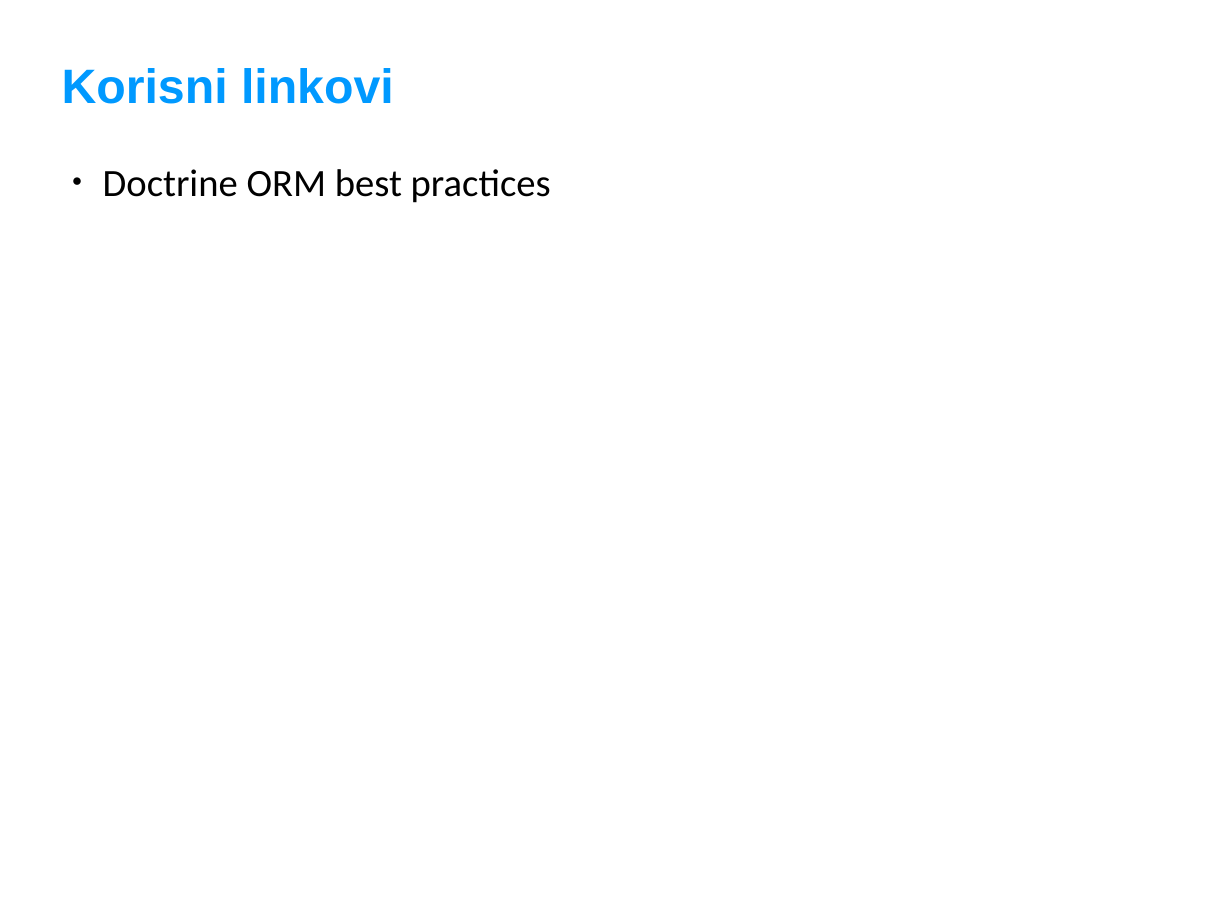
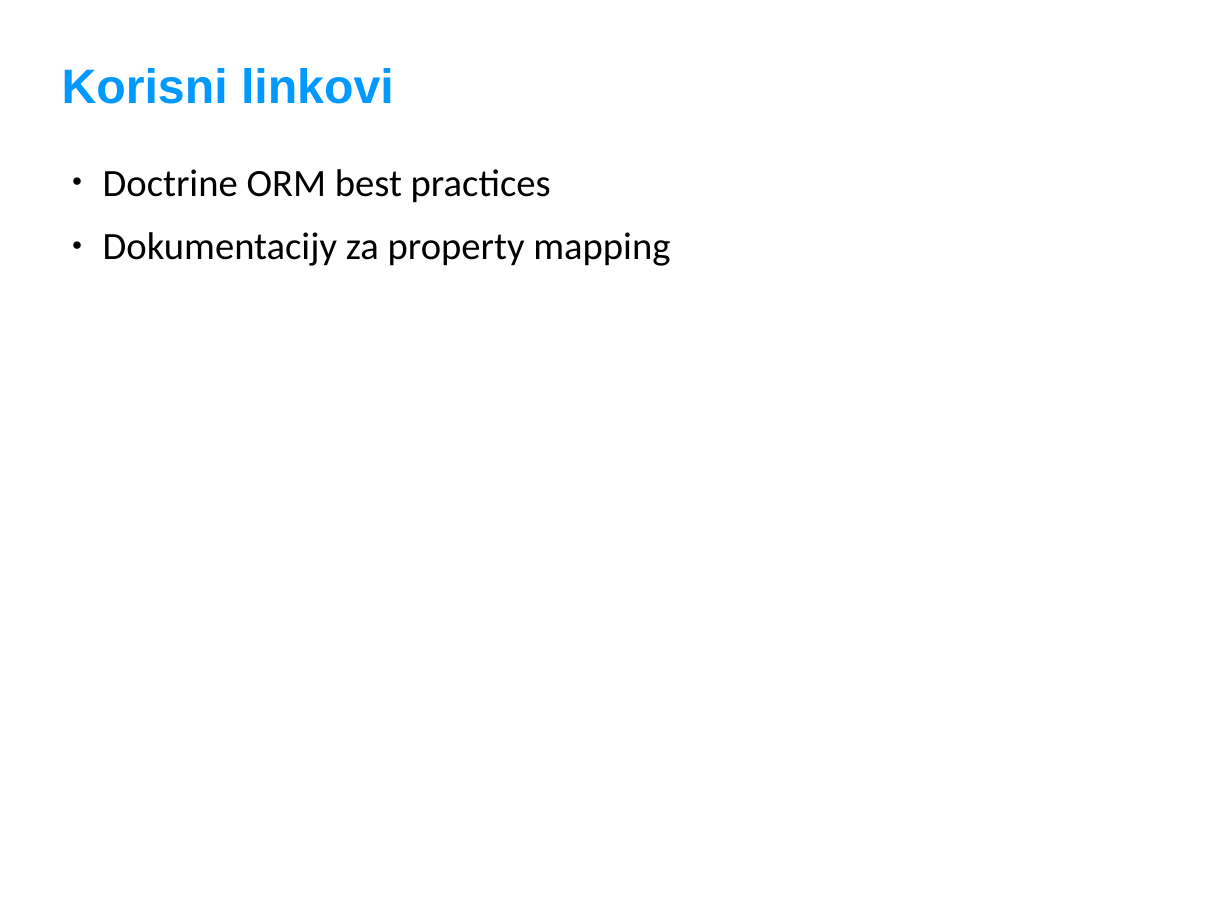
Before and after one commit to adriatichr/php-academy, a slide deck: slide 17 of predavanja/35 Doctrine ORM.odp. Drawn at 1232x924 pixels with LibreOffice and Linux fonts; fonts in the diff are those of the drawing; background and template pictures are left out. Boxes give left, top, right and bottom in pixels: in the first picture for what was removed or moved away, otherwise in the second. Text is boxed around its words. In the diff, an @@ line names an element or a change of style, - is before the commit and + after.

```diff
--- a/predavanja/35 Doctrine ORM.odp
+++ b/predavanja/35 Doctrine ORM.odp
@@ text at (103,232,670,266): paragraph added @@
+● Dokumentacijy za property mapping
```
Also in this commit, not shown: 1 other slide changed.
